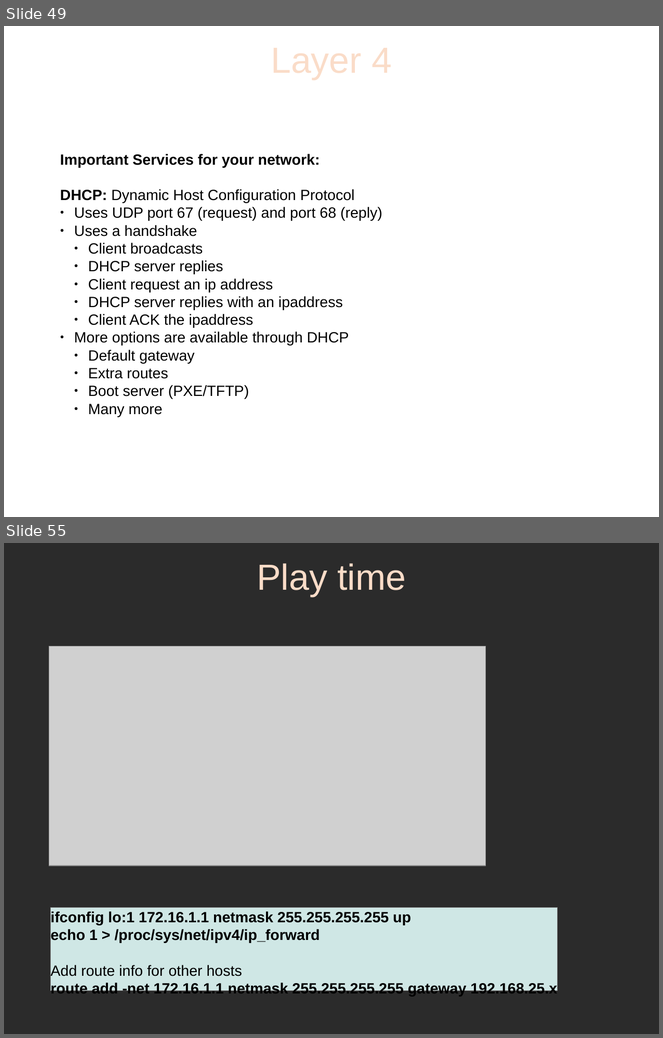
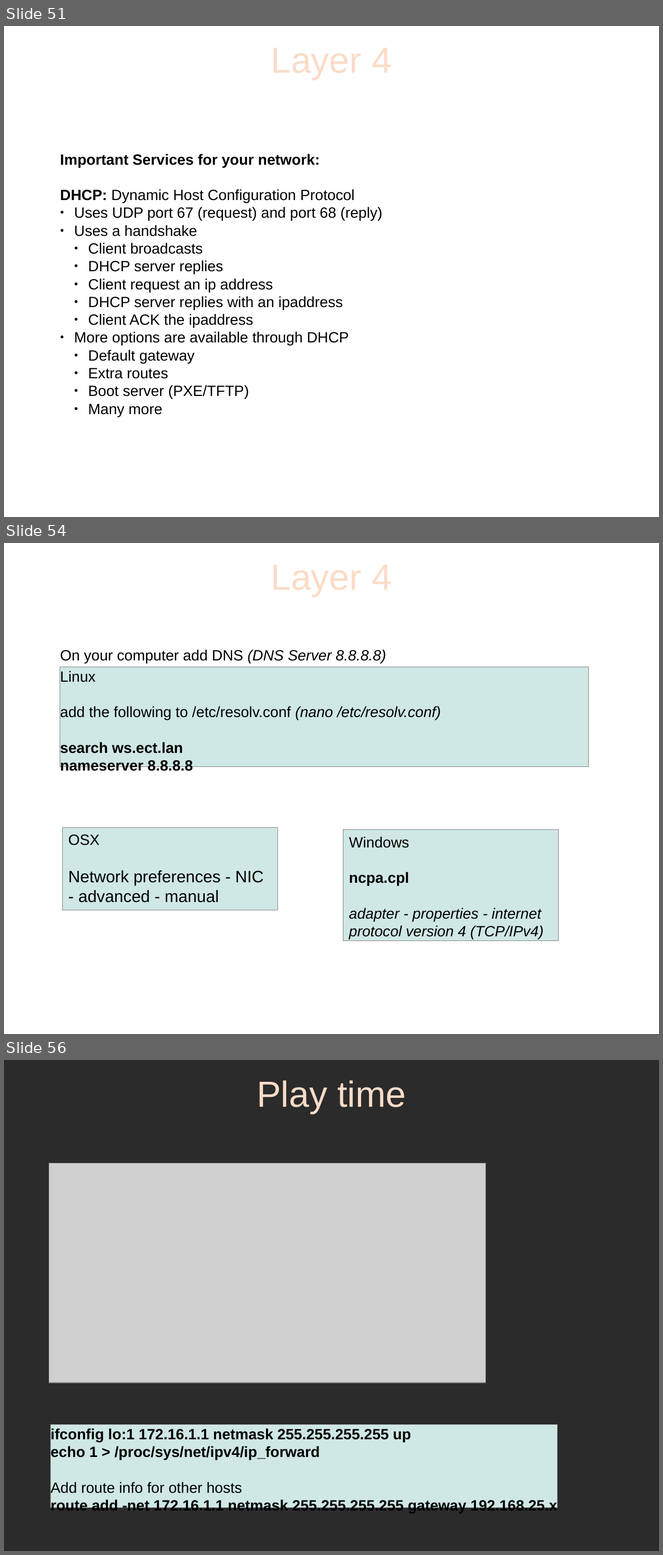
Before and after one commit to sphaero/workshops, a slide deck: Networking/presentation.odp. Shown one above the other, each under a label of ours: slides 49 and 55 before the commit, slides 51, 54 and 56 after it; the slides between them are not shown. The pictures are 663x1038 and 663x1555 pixels, drawn with LibreOffice and Linux fonts; fonts in the diff are those of the drawing; grey boxes stand for pictures; background and template pictures are left out; a plain dark background stands for a picture behind light text. Boxes give left, top, right and bottom in pixels: in the first picture for what was removed or moved away, otherwise in the second. Text is boxed around its words. In the diff, an @@ line names an element or a change of style, - is before the commit and + after.

Commit message:
new workshop using windows  and osx for HKU

```diff
--- a/Networking/presentation.odp
+++ b/Networking/presentation.odp
@@ slide 54 added at (4, 543, 659, 1034), background picture (left out) @@
@@ title added at (37, 548, 626, 604), 44 pt, text #FADCC8 @@
+Layer 4
@@ text added at (60, 650, 386, 664), 18 pt, text #000000 @@
+On your computer add DNS (DNS Server 8.8.8.8)
@@ rectangle added at (60, 667, 589, 767), fill #CFE7E5, outline #808080 0 pt, 18 pt, text #000000 @@
+Linux
+add the following to /etc/resolv.conf (nano /etc/resolv.conf)
+search ws.ect.lan
+nameserver 8.8.8.8
@@ rectangle added at (62, 828, 278, 911), fill #CFE7E5, outline #808080 0 pt, 20 pt, text #000000 @@
+OSX
+Network preferences - NIC - advanced - manual
@@ rectangle added at (344, 830, 559, 941), fill #CFE7E5, outline #808080 0 pt, 18 pt, text #000000, italic @@
+Windows
+ncpa.cpl
+adapter - properties - internet protocol version 4 (TCP/IPv4)
@@ what was slide 49 is now slide 51 @@
@@ what was slide 55 is now slide 56 @@
```
Also in this commit, not shown: 15 slides changed, 15 other slides added, 11 slides removed, 5 other files.
